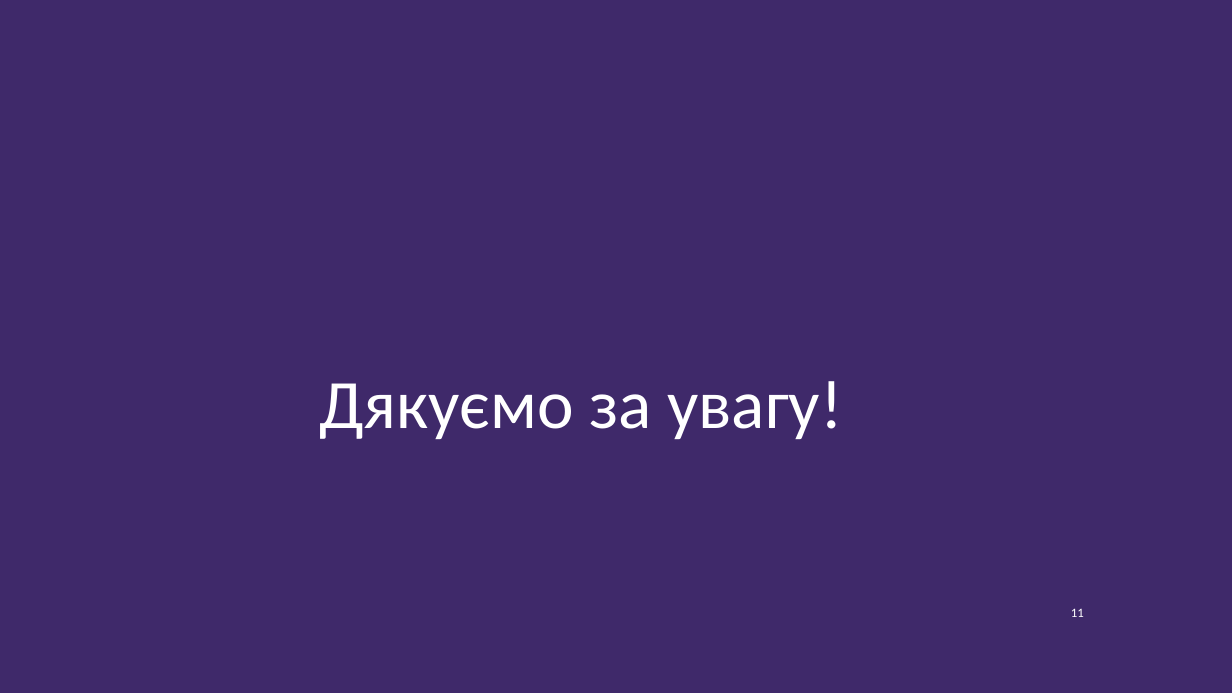
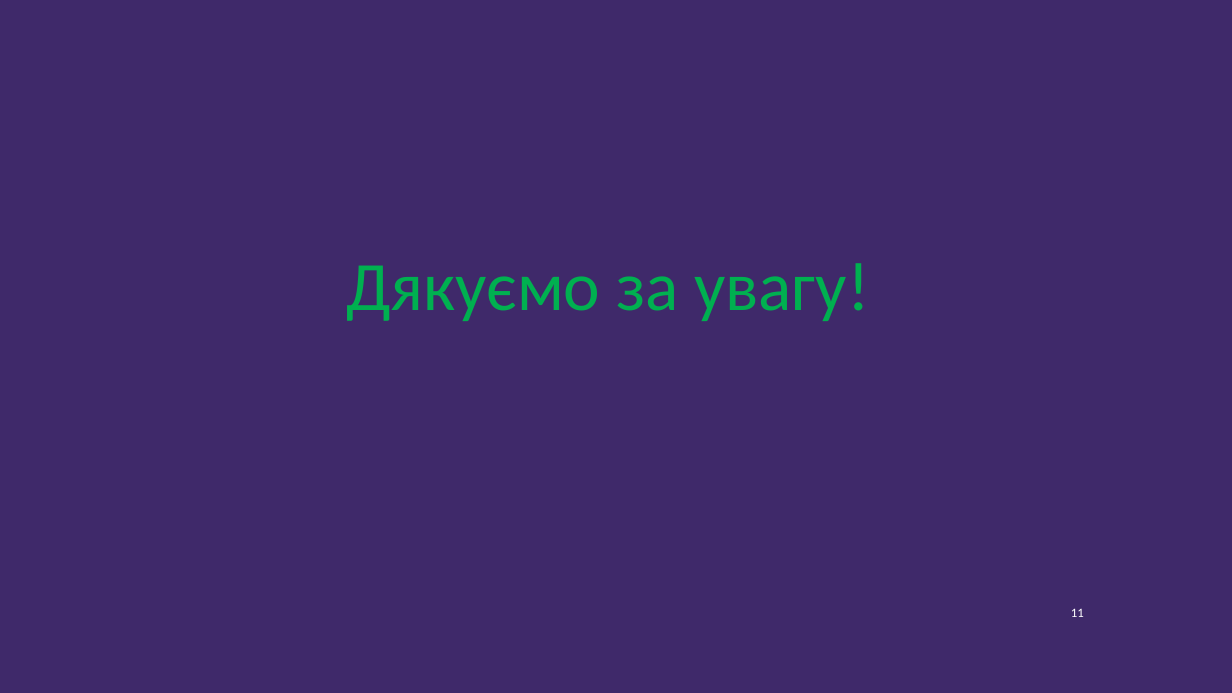
Before and after one commit to ArtemKlym/git_presentation, a slide deck: slide 11 of Git_1 part.pptx. Drawn at 1232x693 pixels with LibreOffice and Linux fonts; fonts in the diff are those of the drawing; background and template pictures are left out. Boxes give left, top, right and bottom in pixels: in the first picture for what was removed or moved away, otherwise in the second. Text is boxed around its words. In the diff, an @@ line names an element or a change of style, - is before the commit and + after.

Commit message:
color of ending changed

```diff
--- a/Git_1 part.pptx
+++ b/Git_1 part.pptx
@@ text "Дякуємо за увагу!": place and size @@
-text "Дякуємо за увагу!" at (319,381,842,439)
+text "Дякуємо за увагу!" at (346,263,869,321)
@@ text "Дякуємо за увагу!" at (346,263,869,321): text colour #FFFFFF to #00B050 @@
```
